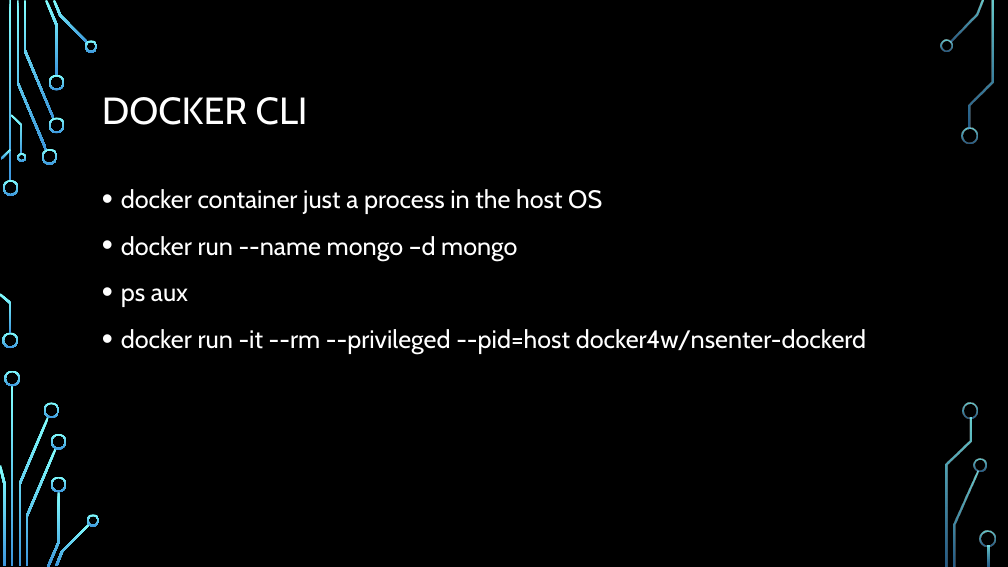
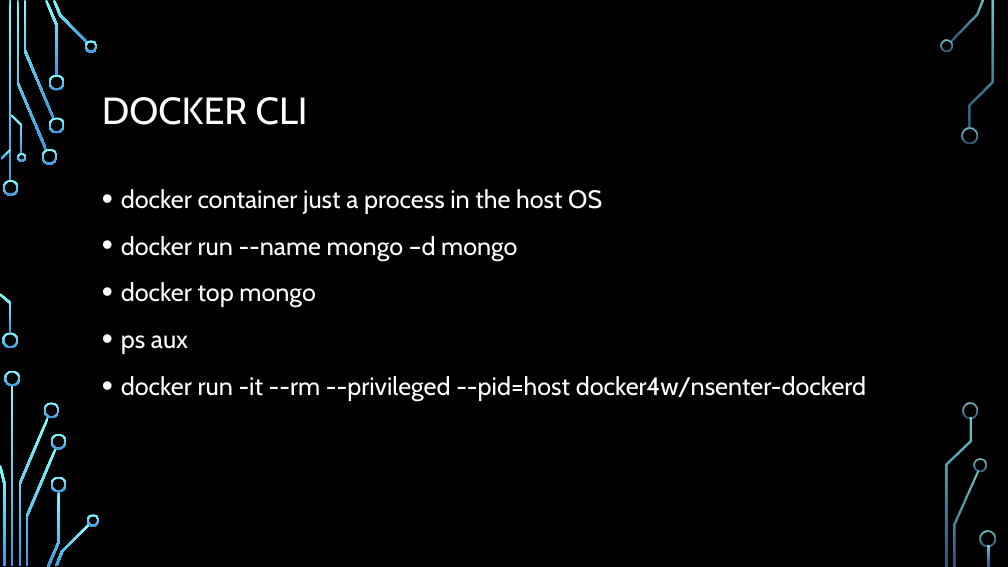
Before and after one commit to ksalihcavusoglu/nurddockertraining, a slide deck: slide 12 of DOCKER 101.pptx (slide 13 before the commit). Drawn at 1008x567 pixels with LibreOffice and Linux fonts; fonts in the diff are those of the drawing; background and template pictures are left out. Boxes give left, top, right and bottom in pixels: in the first picture for what was removed or moved away, otherwise in the second. Text is boxed around its words. In the diff, an @@ line names an element or a change of style, - is before the commit and + after.

```diff
--- a/DOCKER 101.pptx
+++ b/DOCKER 101.pptx
@@ text at (121, 282, 315, 308): paragraph added @@
+• docker top mongo
```
Also in this commit, not shown: 13 other slides changed, 6 slides added, 4 slides removed, 30 other files.
